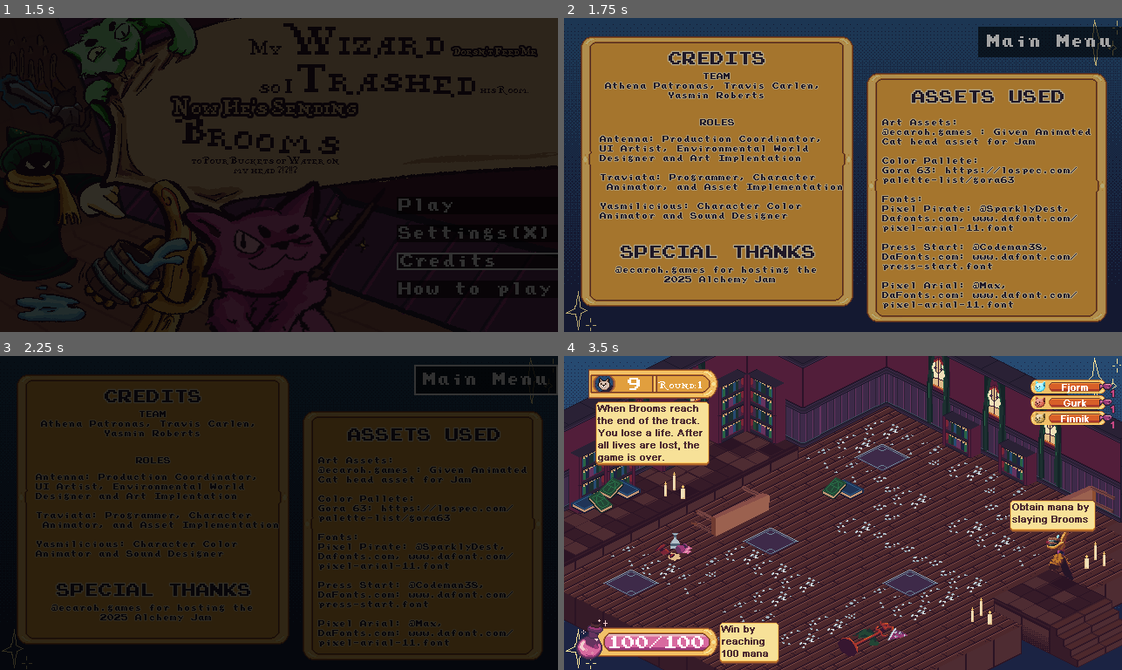
Above: before the commit, frames 1-4 (two rows, left to right).
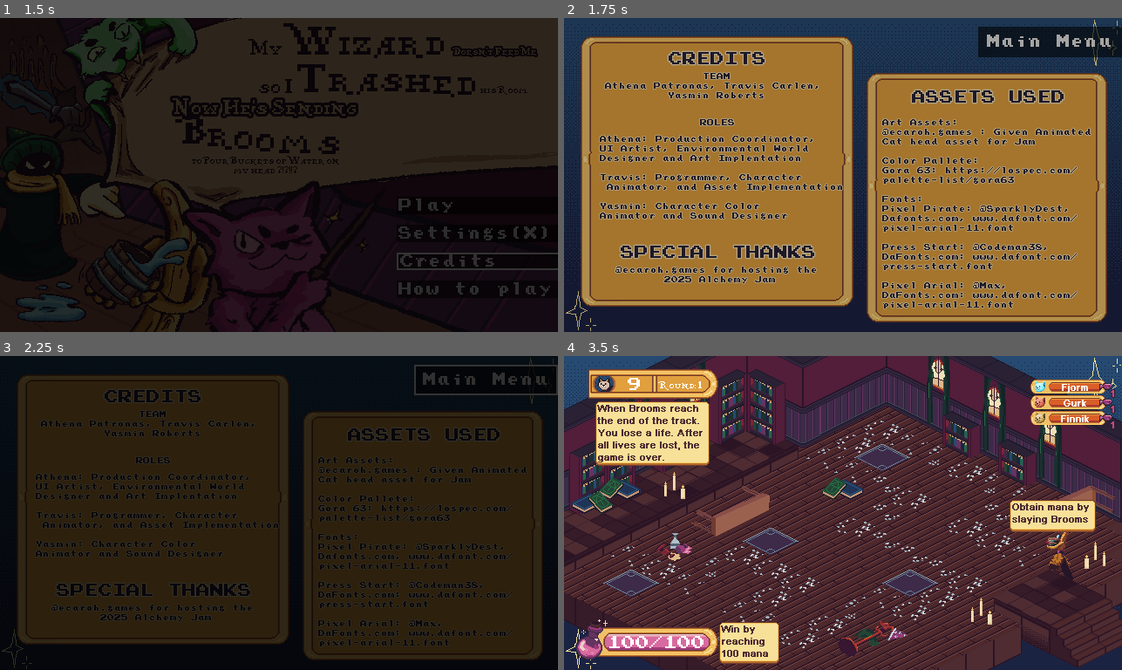
Above: after the commit, the same moments.

Repository: Travotavo/cat-td
Game: Godot game, scene res://main_menu.tscn
Two runs of this game, one before a commit and one after it. Both use one fixed random seed, a clock stepped at 60 frames per second and the inputs below. The engine's default icon, where the game draws it, is replaced by a stand-in: a white triangle on a blue panel in a dark square.
Inputs:
- Up to frame 1 (1.5 s): click "Settings(X)" at 0.5 s; click "Credits" at 1.25 s
- Up to frame 2 (1.75 s): no input
- Up to frame 3 (2.25 s): click "Main Menu" at 2 s
- Up to frame 4 (3.5 s): click "How to play" at 2.75 s

Frame 1 is identical in both runs. In frame 2, 1.3% of the frame differs, in the area x 7-46%, y 37-62%; in frame 3, 0.6%; in frame 4, 0.2%.

Commit message:
pushed bookshelves, thinking about pause design

Diff:
--- a/Scenes/Menus/Credits.tscn
+++ b/Scenes/Menus/Credits.tscn
@@ -32,7 +32,7 @@
 Button/styles/normal = SubResource("StyleBoxFlat_qe12f")
 Button/styles/pressed = SubResource("StyleBoxFlat_qe12f")
 
-[node name="Credits" type="Control"]
+[node name="Credits" type="Control" unique_id=308782216]
 layout_mode = 3
 anchors_preset = 15
 anchor_right = 1.0
@@ -40,7 +40,7 @@
 grow_horizontal = 2
 grow_vertical = 2
 
-[node name="NinePatchRect" type="NinePatchRect" parent="."]
+[node name="NinePatchRect" type="NinePatchRect" parent="." unique_id=1800784428]
 layout_mode = 0
 offset_left = 18.0
 offset_top = 20.0
@@ -53,7 +53,7 @@
 patch_margin_right = 18
 patch_margin_bottom = 12
 
-[node name="Label" type="Label" parent="NinePatchRect"]
+[node name="Label" type="Label" parent="NinePatchRect" unique_id=1091427219]
 layout_mode = 0
 offset_left = 102.0
 offset_top = 19.0
@@ -62,7 +62,7 @@
 theme = ExtResource("1_bktca")
 text = "CREDITS"
 
-[node name="Label2" type="Label" parent="NinePatchRect"]
+[node name="Label2" type="Label" parent="NinePatchRect" unique_id=209722576]
 layout_mode = 0
 offset_left = 29.0
 offset_top = 43.0
@@ -74,26 +74,26 @@
 Yasmin Roberts"
 horizontal_alignment = 1
 
-[node name="Label3" type="Label" parent="NinePatchRect"]
+[node name="Label3" type="Label" parent="NinePatchRect" unique_id=1156810022]
 layout_mode = 0
 offset_left = 23.0
 offset_top = 115.0
 offset_right = 625.0
 offset_bottom = 291.0
 theme = ExtResource("2_tqkf6")
-text = "Antenna: Production Coordinator,
+text = "Athena: Production Coordinator,
 UI Artist, Environmental World
 Designer and Art Implentation
 
-Traviata: Programmer, Character
+Travis: Programmer, Character
  Animator, and Asset Implementation
 
-Yasmilicious: Character Color
+Yasmin: Character Color
 Animator and Sound Designer
 
 "
 
-[node name="Label4" type="Label" parent="NinePatchRect"]
+[node name="Label4" type="Label" parent="NinePatchRect" unique_id=1744339458]
 layout_mode = 0
 offset_left = 138.0
 offset_top = 96.0
@@ -102,7 +102,7 @@
 theme = ExtResource("2_tqkf6")
 text = "ROLES"
 
-[node name="Label6" type="Label" parent="NinePatchRect"]
+[node name="Label6" type="Label" parent="NinePatchRect" unique_id=54112216]
 layout_mode = 0
 offset_left = 23.0
 offset_top = 265.0
@@ -117,7 +117,7 @@
 "
 horizontal_alignment = 1
 
-[node name="Label7" type="Label" parent="NinePatchRect"]
+[node name="Label7" type="Label" parent="NinePatchRect" unique_id=2118032127]
 layout_mode = 0
 offset_left = 47.0
 offset_top = 241.0
@@ -126,7 +126,7 @@
 theme = ExtResource("1_bktca")
 text = "SPECIAL THANKS"
 
-[node name="NinePatchRect2" type="NinePatchRect" parent="."]
+[node name="NinePatchRect2" type="NinePatchRect" parent="." unique_id=1496626651]
 layout_mode = 0
 offset_left = 347.0
 offset_top = 63.0
@@ -139,7 +139,7 @@
 patch_margin_right = 20
 patch_margin_bottom = 13
 
-[node name="Label" type="Label" parent="NinePatchRect2"]
+[node name="Label" type="Label" parent="NinePatchRect2" unique_id=312612060]
 layout_mode = 0
 offset_left = 52.0
 offset_top = 20.0
@@ -148,7 +148,7 @@
 theme = ExtResource("1_bktca")
 text = "ASSETS USED"
 
-[node name="Label3" type="Label" parent="NinePatchRect2"]
+[node name="Label3" type="Label" parent="NinePatchRect2" unique_id=125929633]
 layout_mode = 0
 offset_left = 18.0
 offset_top = 53.0
@@ -176,7 +176,7 @@
 DaFonts.com: www.dafont.com/
 pixel-arial-11.font "
 
-[node name="Button" type="Button" parent="."]
+[node name="Button" type="Button" parent="." unique_id=1049036437]
 layout_mode = 0
 offset_left = 477.0
 offset_top = 12.0
@@ -187,7 +187,7 @@
 text = "Main Menu"
 script = ExtResource("2_s3uxa")
 
-[node name="Sprite2D" type="Sprite2D" parent="."]
+[node name="Sprite2D" type="Sprite2D" parent="." unique_id=283833488]
 z_index = -2
 position = Vector2(320, 180)
 texture = ExtResource("6_a2kxq")
--- /dev/null
+++ b/Scenes/Menus/PauseMenu.tscn
@@ -0,0 +1,24 @@
+[gd_scene format=3 uid="uid://81t3nl8kr1x4"]
+
+[ext_resource type="FontFile" uid="uid://b2evra4h57n3w" path="res://Assets/font/PrStart.ttf" id="1_8mfmb"]
+
+[node name="PauseMenu" type="Node2D" unique_id=994878576]
+
+[node name="MarginContainer" type="MarginContainer" parent="." unique_id=672409982]
+offset_left = 56.0
+offset_top = 40.0
+offset_right = 234.0
+offset_bottom = 360.0
+theme_override_constants/margin_left = 8
+theme_override_constants/margin_top = 3
+theme_override_constants/margin_right = 8
+
+[node name="VBoxContainer" type="VBoxContainer" parent="MarginContainer" unique_id=1188741947]
+layout_mode = 2
+
+[node name="Header" type="Label" parent="MarginContainer/VBoxContainer" unique_id=1690512982]
+layout_mode = 2
+size_flags_horizontal = 3
+theme_override_fonts/font = ExtResource("1_8mfmb")
+theme_override_font_sizes/font_size = 18
+text = "Main Menu"
Binary file changed: Assets/world tiles/bookshelves.png
Not shown, changed: Assets/world tiles/bookshelves.png.import
Not shown: 1 places in Scenes/Menus/Credits.tscn that only renumber resources
